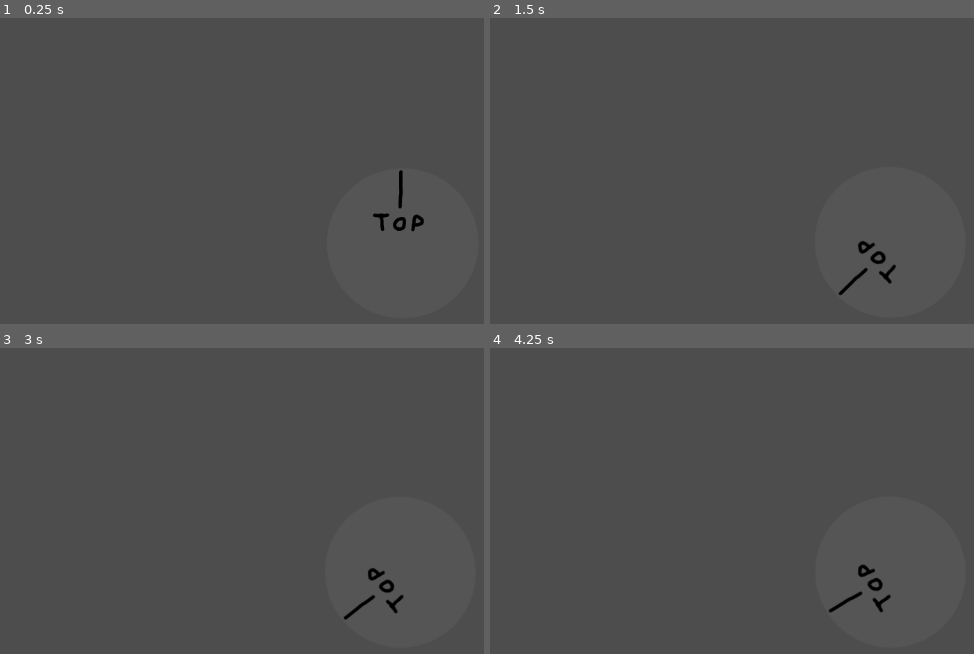
Above: before the commit, frames 1-4 (two rows, left to right).
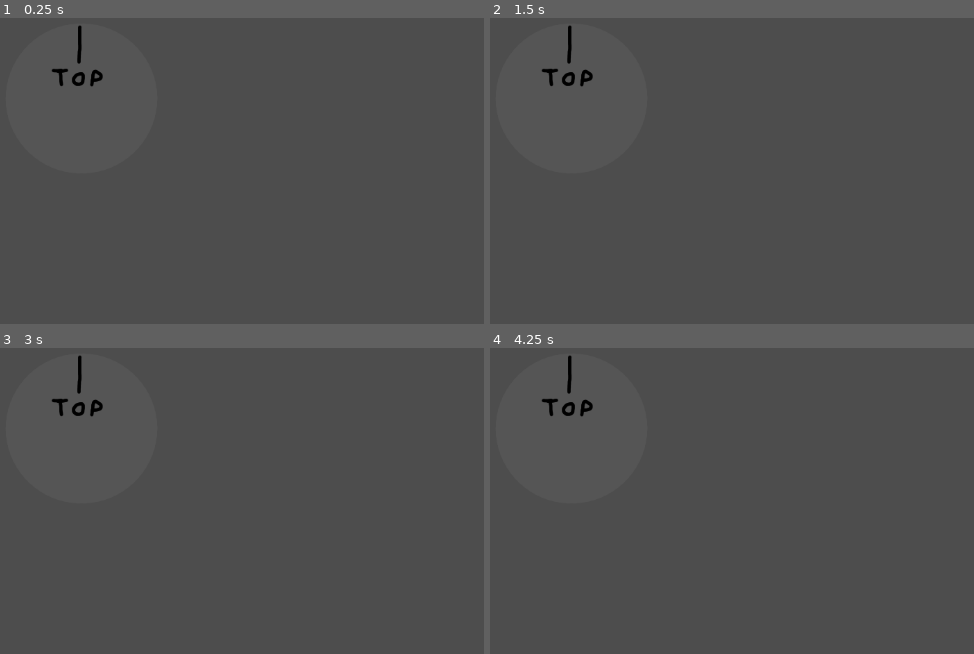
Above: after the commit, the same moments.

Repository: carly922/Very-Serious-Spinning-and-Winning-Game
Game: Godot game, scene res://ui_wheel.tscn
The game is run twice, just before and just after one commit, with the same random seed, the same clock (stepped at 60 frames per second) and the same inputs. Before the commit the project has no main scene; this scene is started directly in both runs.
Inputs (mouse positions are in pixels of both pictures, inside the frame that each line leads up to):
- Up to frame 1 (0.25 s): no input
- Up to frame 2 (1.5 s): tap Enter at 0.5 s; drag from (891, 244) to (outside the picture) at 0.52 s; tap Space at 1.25 s; drag from (outside the picture) to (891, 241) at 1.27 s
- Up to frame 3 (3 s): tap Enter at 2 s; move the mouse to (outside the picture) at 2.02 s; click (outside the picture) at 2.17 s; tap Space at 2.75 s; drag from (48, 528) to (outside the picture) at 2.77 s
- Up to frame 4 (4.25 s): tap Enter at 3.5 s; move the mouse to (819, 504) at 3.52 s; click (819, 504) at 3.67 s

The runs differ from the first frame. In frame 1, 0.7% of the frame differs, in the area x 10-88%, y 2-70%; in frame 2, 0.7%; in frame 3, 0.7%; in frame 4, 0.7%.

Commit message:
breaking the wheel system
- trying to get it so velocity is at play and so you dont need to make gigantic circles for it to register mouse movement
- have not fixed any of these issues yet

Diff:
--- /dev/null
+++ b/sisyphus-simulator/main.gd
@@ -0,0 +1,11 @@
+extends Node
+
+
+# Called when the node enters the scene tree for the first time.
+func _ready() -> void:
+	pass # Replace with function body.
+
+
+# Called every frame. 'delta' is the elapsed time since the previous frame.
+func _process(delta: float) -> void:
+	pass
--- a/sisyphus-simulator/project.godot
+++ b/sisyphus-simulator/project.godot
@@ -11,6 +11,7 @@
 [application]
 
 config/name="Sisyphus Simulator"
+run/main_scene="uid://bvk6526lhbop2"
 config/features=PackedStringArray("4.6", "Mobile")
 config/icon="res://icon.svg"
 
--- a/sisyphus-simulator/ui_wheel.gd
+++ b/sisyphus-simulator/ui_wheel.gd
@@ -1,27 +1,27 @@
 extends Area2D
 
-@export var deadzone: float = 30.0
+@export var deadzone: float = 100.0
 var mouse_hover = false
 var is_dragging = false
 var prev_mouse_angle
 var wheel_rotate_amount: float = 0
 
-func _on_mouse_entered() -> void:
-	mouse_hover = true
-
-func _on_mouse_exited() -> void:
-	mouse_hover = false
+func _ready() -> void:
+	Input.use_accumulated_input = false
 
 func _input(event: InputEvent) -> void:
-	if event is InputEventMouseButton:
-		if event.button_index == MOUSE_BUTTON_LEFT:
-			prev_mouse_angle = (get_global_mouse_position() - global_position).angle()
-			is_dragging = event.pressed
+	if event is InputEventMouseMotion:
+		mouse_hover = true
+		prev_mouse_angle = (get_global_mouse_position() - global_position).angle()
+		is_dragging = event.velocity
+	else:
+		mouse_hover = false
 
 func _physics_process(_delta: float) -> void:
 	if is_dragging:
+		var mouse_velocity = Input.get_last_mouse_velocity()
 		var mouse_pos = get_global_mouse_position()
-		if mouse_pos.distance_to(global_position) > deadzone:
+		if mouse_pos.distance_to(global_position) >= deadzone:
 			var mouse_angle = (mouse_pos - global_position).angle()
 			var angle_delta = angle_difference(prev_mouse_angle, mouse_angle)
 			rotation += angle_delta
--- a/sisyphus-simulator/ui_wheel.tscn
+++ b/sisyphus-simulator/ui_wheel.tscn
@@ -3,21 +3,23 @@
 [ext_resource type="Script" uid="uid://bcxy84430tcwo" path="res://ui_wheel.gd" id="1_opy6k"]
 [ext_resource type="Texture2D" uid="uid://dte05waqus84d" path="res://test rock.png" id="2_xfkap"]
 
-[sub_resource type="RectangleShape2D" id="RectangleShape2D_qnf4g"]
-size = Vector2(224, 217)
+[sub_resource type="CircleShape2D" id="CircleShape2D_opy6k"]
+radius = 109.3
 
-[node name="UIwheel" type="Area2D" unique_id=1026993081]
-position = Vector2(1024, 520)
+[node name="Node2D" type="Node2D" unique_id=626590889]
+
+[node name="CanvasLayer" type="CanvasLayer" parent="." unique_id=755409083]
+follow_viewport_enabled = true
+
+[node name="Area2D" type="Area2D" parent="CanvasLayer" unique_id=731012686]
+position = Vector2(561, 311)
 script = ExtResource("1_opy6k")
 
-[node name="sprite" type="Sprite2D" parent="." unique_id=1538005052]
+[node name="sprite" type="Sprite2D" parent="CanvasLayer/Area2D" unique_id=1626458516]
 texture = ExtResource("2_xfkap")
 
-[node name="CollisionShape2D" type="CollisionShape2D" parent="." unique_id=299357069]
+[node name="CollisionShape2D" type="CollisionShape2D" parent="CanvasLayer/Area2D" unique_id=1697826972]
 light_mask = 512
 visibility_layer = 512
 position = Vector2(2, 0)
-shape = SubResource("RectangleShape2D_qnf4g")
-
-[connection signal="mouse_entered" from="." to="." method="_on_mouse_entered"]
-[connection signal="mouse_exited" from="." to="." method="_on_mouse_exited"]
+shape = SubResource("CircleShape2D_opy6k")
Not shown, added: sisyphus-simulator/main.gd.uid
